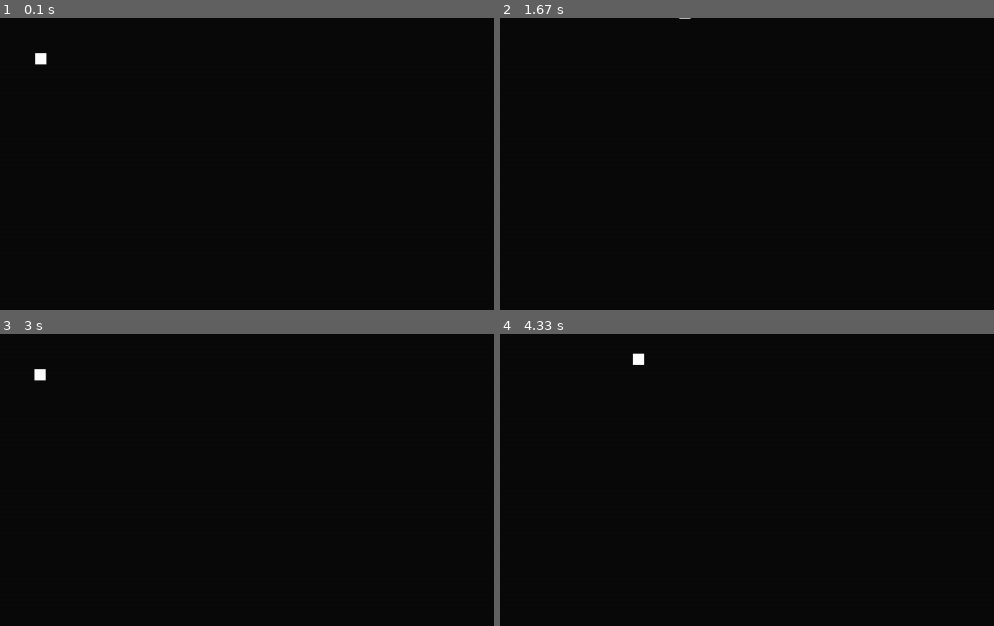
Above: before the commit, frames 1-4 (two rows, left to right).
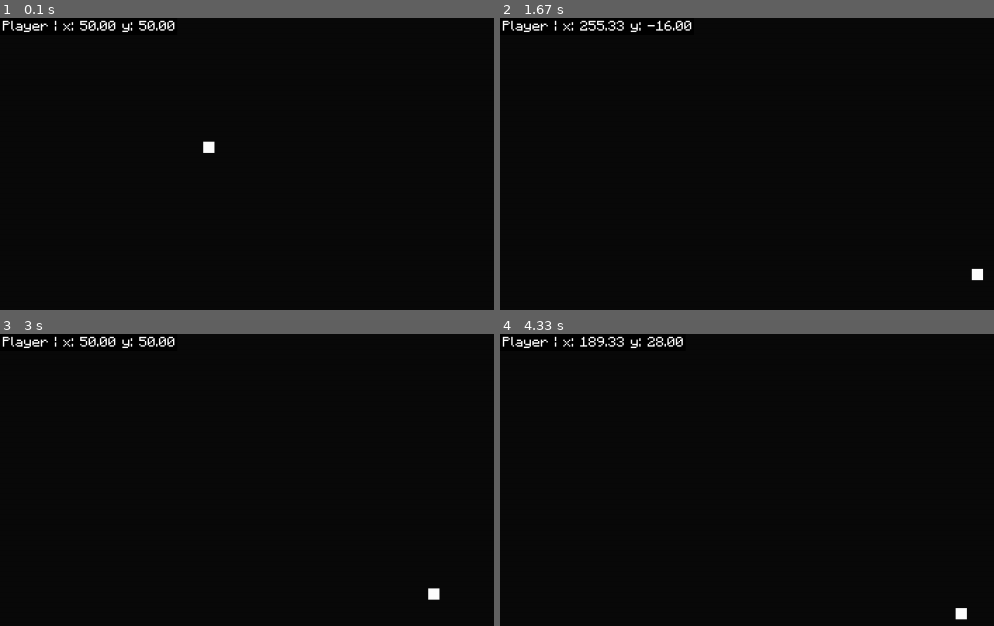
Above: after the commit, the same moments.

Repository: lucien-n/pygame-engine
Game: pygame game, started from run_game.py
Same seed, same stepped clock (60 frames per second), same inputs: the game is played once before the commit and once after it.
Inputs:
- Up to frame 1 (0.1 s): no input
- Up to frame 2 (1.67 s): hold Right 0.33-0.8 s; hold Up 0.83-1.13 s; hold Right 1.17-1.63 s
- Up to frame 3 (3 s): hold Left 1.67-2.2 s; hold Down 2.23-2.53 s; hold Left 2.57-2.97 s
- Up to frame 4 (4.33 s): hold Up 3-3.37 s; hold Right 3.4-4.03 s; hold Down from 4.07 s (still down)

The runs differ from the first frame. In frame 1, 0.8% of the frame differs, in the area x 0-44%, y 0-47%; in frame 2, 0.7%; in frame 3, 0.8%; in frame 4, 0.8%.

Commit message:
camera and settings
Camera
Settings file & loader
Tweaked Vector2 to make it more practical

Diff:
--- a/run_game.py
+++ b/run_game.py
@@ -1,3 +1,7 @@
+import sys
+
+sys.dont_write_bytecode = True
+
 from test_game.main import Game
 
 if __name__ == "__main__":
--- a/scengine/__init__.py
+++ b/scengine/__init__.py
@@ -1 +1,5 @@
-__all__ = ["camera", "colors", "engine", "resource_loader", "vector2"]
+import sys
+
+sys.dont_write_bytecode = True
+
+__all__ = ["camera", "colors", "engine", "loader", "vector2", "entity"]
--- a/scengine/camera.py
+++ b/scengine/camera.py
@@ -6,12 +6,13 @@
 
 
 class Camera:
-    def __init__(self, display: pg.surface.Surface) -> None:
-        self.display = display
+    def __init__(self, game: object) -> None:
+        self.GAME = game
+        self.window = self.GAME.WINDOW
 
         self.followed = None
         self.scroll = Vector2(0, 0)
-        self.scroll_smoothness = 10
+        self.scroll_smoothness = self.GAME.SETTINGS["video"]["camera_scroll_smoothness"]
 
     def follow(self, object: object) -> TCamera:
         """Changes the camera followed object
@@ -32,15 +33,15 @@
         Returns:
             Camera: self
         """
-        if self.follow.x - self.scroll.x != self.display.get_width() / 2:
+        if self.followed.position.x - self.scroll.x != self.window.get_width() / 2:
             self.scroll.x += (
-                self.follow.x - (self.scroll.x + self.display.get_width() / 2)
-            ) / self.scroll_smoothness
-        if self.follow.y - self.follow.y != self.display.get_height() / 2:
-            self.scroll.y += (
-                self.follow.y - (self.scroll.y + self.display.get_height() / 2)
+                self.followed.position.x - (self.scroll.x + self.window.get_width() / 2)
             ) / self.scroll_smoothness
 
-        self.scroll = Vector2(int(self.scroll.x), int(self.scroll.y))
+        if self.followed.position.y - self.scroll.y != self.window.get_height() / 2:
+            self.scroll.y += (
+                self.followed.position.y
+                - (self.scroll.y + self.window.get_height() / 2)
+            ) / self.scroll_smoothness
 
         return self
--- a/scengine/engine.py
+++ b/scengine/engine.py
@@ -5,7 +5,7 @@
 
 path = Path(__file__).parent
 
-from .resource_loader import ResourceLoader
+from .loader import ResourceLoader, SettingsLoader
 from .colors import Colors
 
 
@@ -23,7 +23,6 @@
         self.SIZE = self.WIDTH, self.HEIGHT = size
 
         self.WINDOW = pg.display.set_mode(self.SIZE, True)
-        self.DISPLAY = pg.surface.Surface(self.SIZE)
 
         self.CLOCK = pg.time.Clock()
 
@@ -34,6 +33,9 @@
 
         self.RESOURCE_LOADER = ResourceLoader(resource_folder)
         self.SPRITES = self.RESOURCE_LOADER.load_sprites()
+
+        self.SETTINGS_LOADER = SettingsLoader(resource_folder / "settings.yaml")
+        self.SETTINGS = self.SETTINGS_LOADER.load_settings()
 
         self.BACKGROUND_COLOR = background_color
 
@@ -57,7 +59,6 @@
 
     def draw(self) -> None:
         self.WINDOW.fill(self.BACKGROUND_COLOR)
-        self.DISPLAY.fill(self.BACKGROUND_COLOR)
 
     def run(self):
         self.RUNNING = True
@@ -78,7 +79,7 @@
         color: tuple = Colors.white,
         bgcolor: tuple = None,
         padding: int = 4,
-    ):
+    ) -> pg.surface.Surface:
         """Renders text with given arguments
 
         Args:
--- a/scengine/entity.py
+++ b/scengine/entity.py
@@ -11,7 +11,7 @@
         y: int | float = 50,
     ) -> None:
         self.ENGINE = engine
-        self.position = self.x, self.y = Vector2(x, y)
+        self.position = Vector2(x, y)
 
         self.sprite = pg.surface.Surface((16, 16))
         self.sprite.fill(Colors.white)
@@ -23,6 +23,6 @@
         pass
 
     def draw(self) -> None:
-        self.ENGINE.DISPLAY.blit(
+        self.ENGINE.WINDOW.blit(
             self.sprite, self.position.subsract(self.ENGINE.CAMERA.scroll)
         )
--- a/scengine/resource_loader.py
+++ b/scengine/loader.py
@@ -1,12 +1,13 @@
+import os
+import yaml
 import pygame as pg
-import os
 from typing import TypeVar
 
 TResourceLoader = TypeVar("TResourceLoader", bound="ResourceLoader")
 
 
 class ResourceLoader:
-    def __init__(self, resource_folder) -> None:
+    def __init__(self, resource_folder: str) -> None:
         self.resources = {}
         self.textures = {}
         self.resource_folder = resource_folder
@@ -19,3 +20,15 @@
             ).convert()
 
         return self
+
+
+class SettingsLoader:
+    def __init__(self, file_path: str) -> None:
+        self.file_path = file_path
+        self.settings = None
+
+    def load_settings(self) -> dict[str:any]:
+        with open(self.file_path, "r") as file:
+            self.settings = yaml.safe_load(file)
+
+        return self.settings
--- a/scengine/vector2.py
+++ b/scengine/vector2.py
@@ -2,30 +2,65 @@
     def __init__(self, x, y) -> None:
         self.x, self.y = x, y
 
-    def add(self, vector) -> tuple[int, int]:
+    def set(self, x: int | float, y: int | float) -> tuple[int, int]:
+        """Set x & y
+
+        Args:
+            x (int | float): x value
+            y (int | float): y value
+
+        Returns:
+            tuple[int, int]: tuple of x and y
+        """
+        self.x, self.y = x, y
+        return (self.x, self.y)
+
+    def add(self, *args) -> tuple[int, int]:
         """Adds the value of a vector to self
 
         Args:
             vector (Vector2): Vector2 object
+            OR
+            x (int | float): x value
+            y (int | float): y value
 
         Returns:
-            Vector2: self
+            tuple[int, int]: tuple of x and y
         """
-        self.x += vector.x
-        self.y += vector.y
+        if len(args) <= 1:
+            self.x += args[0].x
+            self.y += args[0].y
+        else:
+            self.x += args[0]
+            self.y += args[1]
+
         return (self.x, self.y)
 
-    def subsract(self, vector) -> tuple[int, int]:
+    def subsract(self, *args) -> tuple[int, int]:
         """Substracts the value of a vector from self
 
         Args:
             vector (Vector2): Vector2 object
+            OR
+            x (int | float): x value
+            y (int | float): y value
 
         Returns:
-            Vector2: self
+            tuple[int, int]: tuple of x and y
         """
-        self.x -= vector.x
-        self.y -= vector.y
+        if len(args) <= 1:
+            self.x -= args[0].x
+            self.y -= args[0].y
+        else:
+            self.x -= args[0]
+            self.y -= args[1]
+
+        return (self.x, self.y)
+
+    def __repr__(self) -> str:
+        return f"({self.x}, {self.y})"
+
+    def __call__(self) -> tuple[int, int]:
         return (self.x, self.y)
 
     def __iter__(self):
--- a/test_game/main.py
+++ b/test_game/main.py
@@ -16,8 +16,13 @@
         resource_folder: str = path / "resources",
     ) -> None:
         super().__init__(title, size, background_color, resource_folder)
+        self.SIZE = self.WIDTH, self.HEIGHT = (
+            self.SETTINGS["video"]["size"]["width"],
+            self.SETTINGS["video"]["size"]["height"],
+        )
+        pg.display.set_mode(self.SIZE, vsync=self.SETTINGS["video"]["vsync"])
 
-        self.CAMERA = camera.Camera(self.DISPLAY)
+        self.CAMERA = camera.Camera(self)
 
         self.PLAYER = Player(self)
         self.CAMERA.follow(self.PLAYER)
@@ -33,6 +38,7 @@
         super().update()
 
         self.PLAYER.update()
+        self.CAMERA.update()
 
     def draw(self):
         """Main draw method"""
@@ -40,6 +46,12 @@
 
         self.PLAYER.draw()
 
-        self.WINDOW.blit(self.DISPLAY, (0, 0))
-        pg.display.flip()
-        self.CLOCK.tick()
+        self.WINDOW.blit(
+            self.font(
+                f"Player | x: {self.PLAYER.position.x:.2f} y: {self.PLAYER.position.y:.2f}"
+            ),
+            (0, 0),
+        )
+
+        pg.display.update()
+        self.CLOCK.tick(self.SETTINGS["video"]["framerate"])
--- a/test_game/player.py
+++ b/test_game/player.py
@@ -6,6 +6,7 @@
 class Player(Entity):
     def __init__(self, game, x: int | float = 50, y: int | float = 50) -> None:
         super().__init__(game, x, y)
+        self.GAME = game
 
         self.keys_pressed = {
             "left": False,
@@ -97,6 +98,10 @@
         self.position.add(velocity)
 
     def draw(self) -> None:
-        self.ENGINE.DISPLAY.blit(
-            self.sprite, self.position.subsract(self.ENGINE.CAMERA.scroll)
+        self.GAME.WINDOW.blit(
+            self.sprite,
+            (
+                self.position.x - self.GAME.CAMERA.scroll.x,
+                self.position.y - self.GAME.CAMERA.scroll.y,
+            ),
         )
--- /dev/null
+++ b/test_game/resources/settings.yaml
@@ -0,0 +1,7 @@
+video:
+    framerate: 60
+    vsync: true
+    size:
+        width: 1280
+        height: 720
+    camera_scroll_smoothness: 12
Not shown, added: requirements.txt
